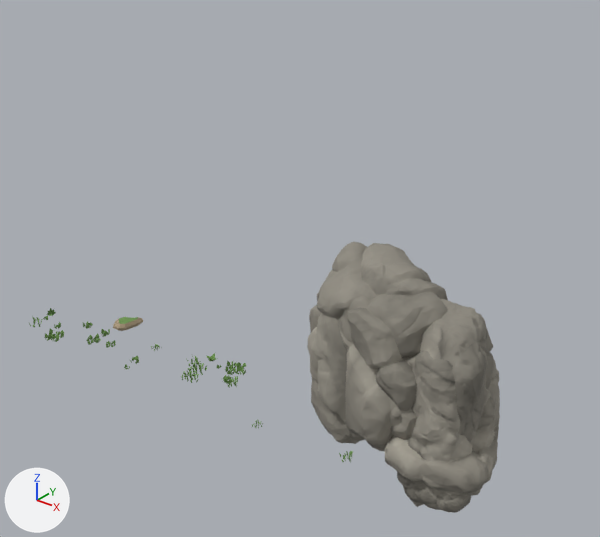
Two versions of the glTF model assets/models/environment/expedition/vallon_stream_cells/cell_x-2_z-3_render.gltf, one commit apart.
One viewpoint serves both versions: a 50 mm lens placed at (-15.2, 41.8, 41.5), pointed at (-54.6, 91.1, 10.9). The axes (+X, +Y, +Z) are drawn at lower left. The lights are the same throughout. The first picture is the older version. Vertices at exactly the same position are counted once.

The first picture shows 'cell_x-2_z-3'.
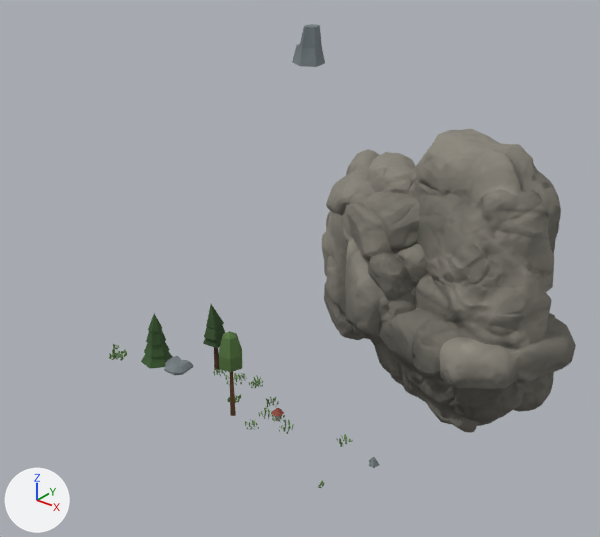
What differs and where, as boxes [x1, y1, x2, y2] in the pictures (600 x 537 px; the box of a moved part takes in the faces that stretch with it):
'cell_x-2_z-3', recoloured, reshaped, moved, turned, rescaled
    before: [29, 242, 500, 513]
    after: [109, 24, 576, 488]
part 1 of me_sm_env_cliff_castle_02_instantmeshesexp_02_003, deleted
    before: [29, 308, 347, 456]
part 2 of me_sm_env_cliff_castle_02_instantmeshesexp_02_003, moved or reshaped
    before: [307, 242, 453, 451]
    after: [109, 24, 428, 488]

Edits to the bpy script that builds the scene:
```text
Change mat_sol_falaise:
    add n6 = _N.new('ShaderNodeMix'); n6.name = 'Mix.001'
    add n6.data_type = 'RGBA'
    add n6.blend_type = 'MULTIPLY'
    add n6.inputs[0].default_value = 1.0  # 'Factor'
    add n7 = _N.new('ShaderNodeVertexColor'); n7.name = 'Color Attribute'
    where n3 = _N.new('ShaderNodeTexImage'); n3.name = 'Image Texture'
    where n2 = _N.new('ShaderNodeMix'); n2.name = 'Mix'
    remove _L.new(n3.outputs[0], n2.inputs[6])  # 'Color' to 'A'
    add _L.new(n6.outputs[2], n2.inputs[6])  # 'Result' to 'A'
    add _L.new(n7.outputs[0], n6.inputs[7])  # 'Color' to 'B'
    add _L.new(n3.outputs[0], n6.inputs[6])  # 'Color' to 'A'
Change mat_grass:
    where n0 = _N.new('ShaderNodeBsdfPrincipled'); n0.name = 'Principled BSDF'
    remove n0.inputs[0].default_value = (0.156, 0.296, 0.0802, 1.0)  # 'Base Color', green #6e9450
    add n2 = _N.new('ShaderNodeMix'); n2.name = 'Mix'
    add n2.data_type = 'RGBA'
    add n2.blend_type = 'MULTIPLY'
    add n2.inputs[0].default_value = 1.0  # 'Factor'
    add n2.inputs[7].default_value = (0.156, 0.296, 0.0802, 1.0)  # 'B', green #6e9450
    add n3 = _N.new('ShaderNodeVertexColor'); n3.name = 'Color Attribute'
    add _L.new(n2.outputs[2], n0.inputs[0])  # 'Result' to 'Base Color'
    add _L.new(n3.outputs[0], n2.inputs[6])  # 'Color' to 'A'
Add mat_woodbarkdark:
    mat_woodbarkdark = bpy.data.materials.new('woodBarkDark')
    # nodes: BsdfPrincipled, Mix, OutputMaterial, VertexColor
    # colours: brown #5f3d23, mixed with the vertex colours
Add mat_woodbark:
    mat_woodbark = bpy.data.materials.new('woodBark')
    # nodes: BsdfPrincipled, Mix, OutputMaterial, VertexColor
    # colours: brown #7c5230, mixed with the vertex colours
Add mat_stone_v3:
    mat_stone_v3 = bpy.data.materials.new('stone_v3')
    # nodes: BsdfPrincipled, Mix, OutputMaterial, VertexColor
    # colours: grey #7e888c, mixed with the vertex colours
Add mat_leafsdark:
    mat_leafsdark = bpy.data.materials.new('leafsDark')
    # nodes: BsdfPrincipled, Mix, OutputMaterial, VertexColor
    # colours: dark green #3e5f33, mixed with the vertex colours
Add mat_defaultmat:
    mat_defaultmat = bpy.data.materials.new('_defaultMat')
    # nodes: BsdfPrincipled, Mix, OutputMaterial, VertexColor
    # colours: grey #b4b4ac, mixed with the vertex colours
Add mat_colorred:
    mat_colorred = bpy.data.materials.new('colorRed')
    # nodes: BsdfPrincipled, Mix, OutputMaterial, VertexColor
    # colours: red #9e5245, mixed with the vertex colours
Change me_sm_env_cliff_castle_02_instantmeshesexp_02_003:
    used by ob_cell_x_2_z_3; location = (-41.12, 94.0, 1.47); rotation_euler = (0.0, 0.0, 1.951), in degrees (0, 0, 112); scale = (1.28, 1.28, 1.28)
    remove me_sm_env_cliff_castle_02_instantmeshesexp_02_003.from_pydata(...)  # 9470 vertices, 16667 faces; spans x -7.7..7.6, y -3.4..31.8, z -6.8..8.9
    add me_sm_env_cliff_castle_02_instantmeshesexp_02_003.from_pydata(...)  # 9597 vertices, 17023 faces; spans x -5.2..12.7, y -3.4..13.1, z -7.6..10.1
    me_sm_env_cliff_castle_02_instantmeshesexp_02_003 part 1: 237 loose pieces with 1613 vertices, spanning x -7.6..4.4, y 5.1..31.8, z -0.5..2.2, are deleted
    me_sm_env_cliff_castle_02_instantmeshesexp_02_003 part 2: 4 vertices moved within x 0.9..6.0, y 0.5..3.2, z -2.0..2.3; 3941 vertices removed from x -3.8..7.6, y -0.7..10.5, z -6.1..8.9; 5681 vertices added at x -2.3..12.7, y -1.7..13.1, z -7.6..10.1
    other edits to the shape of me_sm_env_cliff_castle_02_instantmeshesexp_02_003 do not show in these pictures
    remove me_sm_env_cliff_castle_02_instantmeshesexp_02_003.materials.append(mat_dirt_v2)  # beige #a6957a
    add me_sm_env_cliff_castle_02_instantmeshesexp_02_003.materials.append(mat_stone_v3)
    add me_sm_env_cliff_castle_02_instantmeshesexp_02_003.materials.append(mat_defaultmat)
    add me_sm_env_cliff_castle_02_instantmeshesexp_02_003.materials.append(mat_leafsdark)
    add me_sm_env_cliff_castle_02_instantmeshesexp_02_003.materials.append(mat_woodbark)
    add me_sm_env_cliff_castle_02_instantmeshesexp_02_003.materials.append(mat_woodbarkdark)
    add me_sm_env_cliff_castle_02_instantmeshesexp_02_003.materials.append(mat_colorred)
Change ob_cell_x_2_z_3:
    ob_cell_x_2_z_3.location: (-41.12, 94.0, 1.47) -> (-41.12, 94.0, 13.08)
    ob_cell_x_2_z_3.rotation_euler: (0.0, 0.0, 1.951) -> (0.0, 0.0, 2.795)  # degrees (0, 0, 112) -> degrees (0, 0, 160)
    ob_cell_x_2_z_3.scale: (1.28, 1.28, 1.28) -> (1.67, 1.67, 1.67)
```
